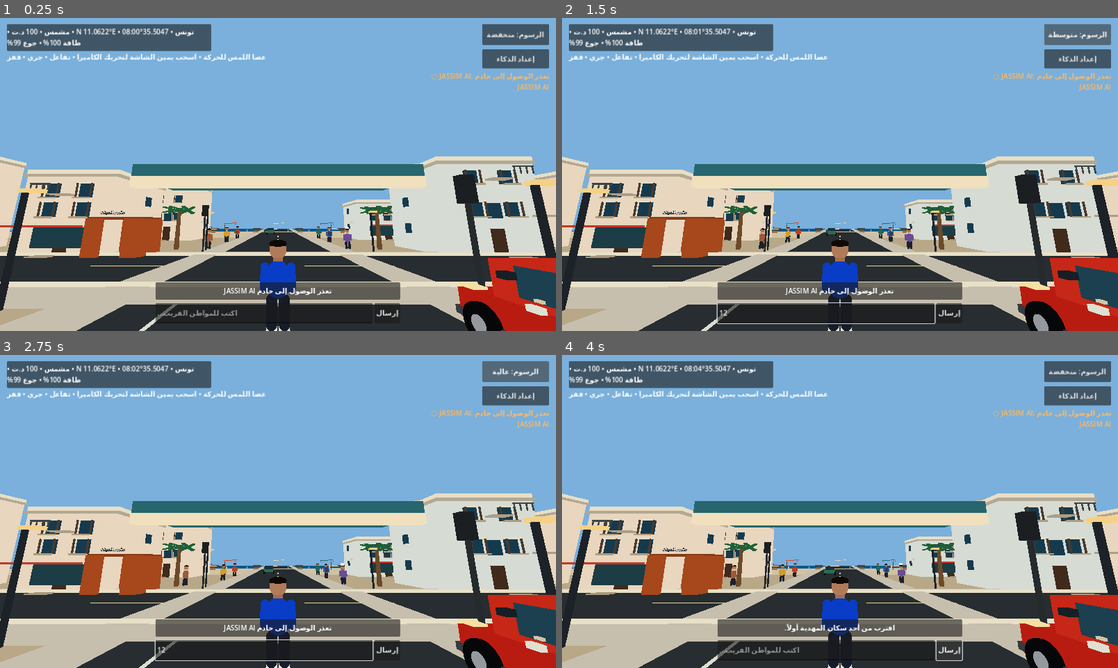
Above: before the commit, frames 1-4 (two rows, left to right).
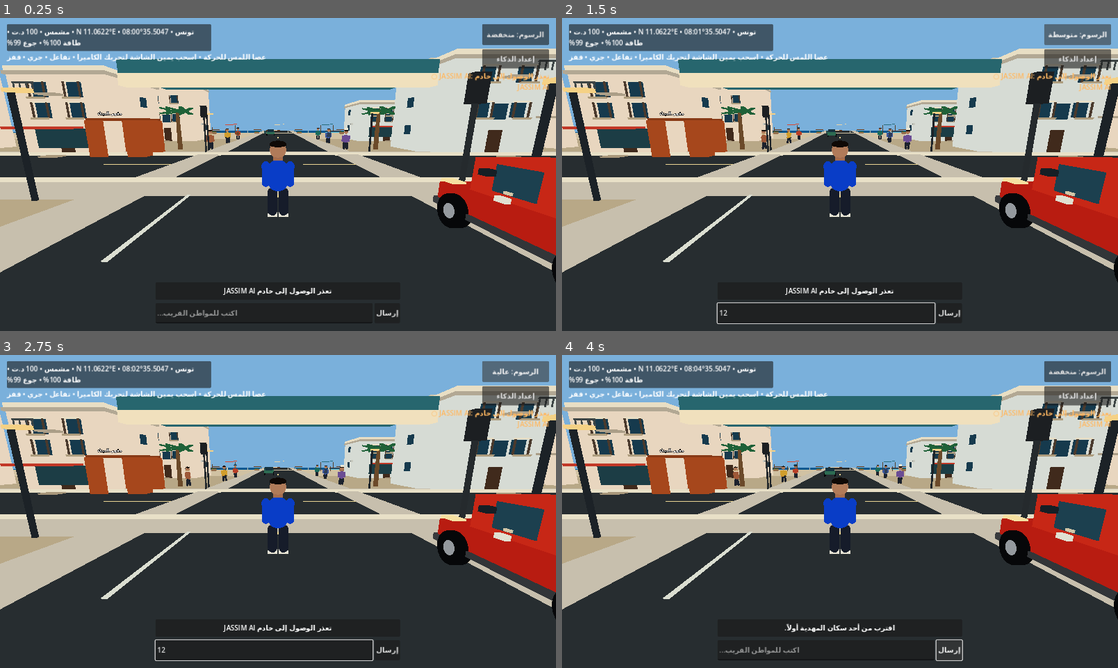
Above: after the commit, the same moments.

Repository: stevennpllk-crypto/REAL-LIFE-MAHDIA
Game: Godot game, scene res://scenes/Main.tscn
Two runs of this game, one before a commit and one after it. Both use one fixed random seed, a clock stepped at 60 frames per second and the inputs below.
Inputs (mouse positions are in pixels of both pictures, inside the frame that each line leads up to):
- Up to frame 1 (0.25 s): no input
- Up to frame 2 (1.5 s): click (828, 312) at 0.52 s; type "12" at 0.6 s; click "الرسوم: منخفضة" at 1.25 s
- Up to frame 3 (2.75 s): click "الرسوم: متوسطة" at 2 s
- Up to frame 4 (4 s): click "الرسوم: عالية" at 2.75 s; click "إرسال" at 3.5 s

The runs differ from the first frame. In frame 1, 69% of the frame differs, in the area x 0-100%, y 9-100%; in frame 2, 69%; in frame 3, 69%; in frame 4, 69%.

Commit message:
Aim the opening camera down at the playable 3D world

Diff:
--- a/scripts/player.gd
+++ b/scripts/player.gd
@@ -47,7 +47,9 @@
 	add_child(camera_pivot)
 	camera = Camera3D.new()
 	camera.position = Vector3(0, 1.0, 5.8)
-	camera.rotation_degrees.x = 12.0
+	# A positive pitch points the camera above the horizon in Godot's -Z forward convention.
+	# Tilt slightly downward so the player and the nearby 3D street occupy the opening frame.
+	camera.rotation_degrees.x = -12.0
 	camera.current = true
 	camera.fov = 68.0
 	camera.near = 0.08
